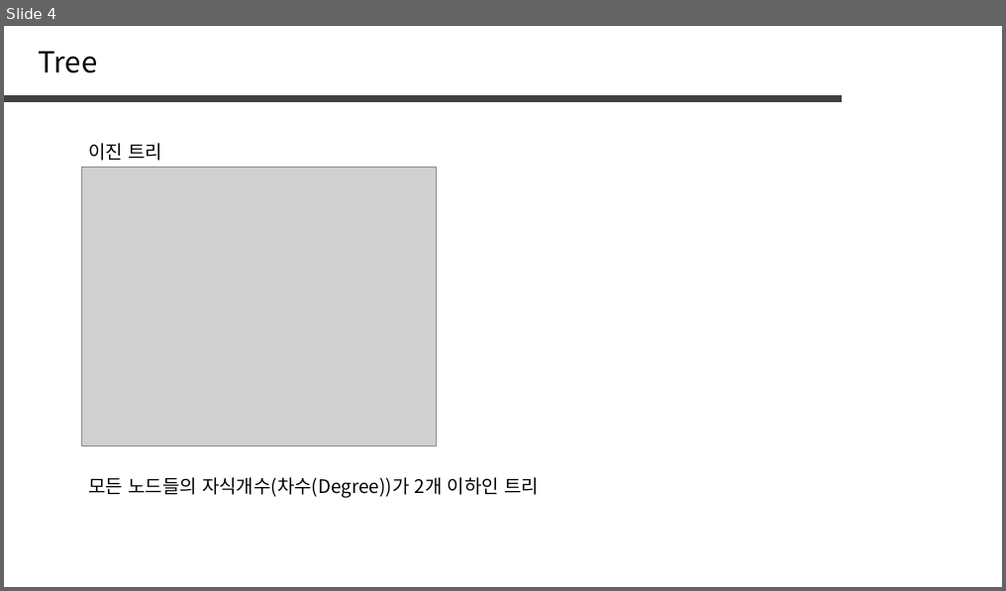
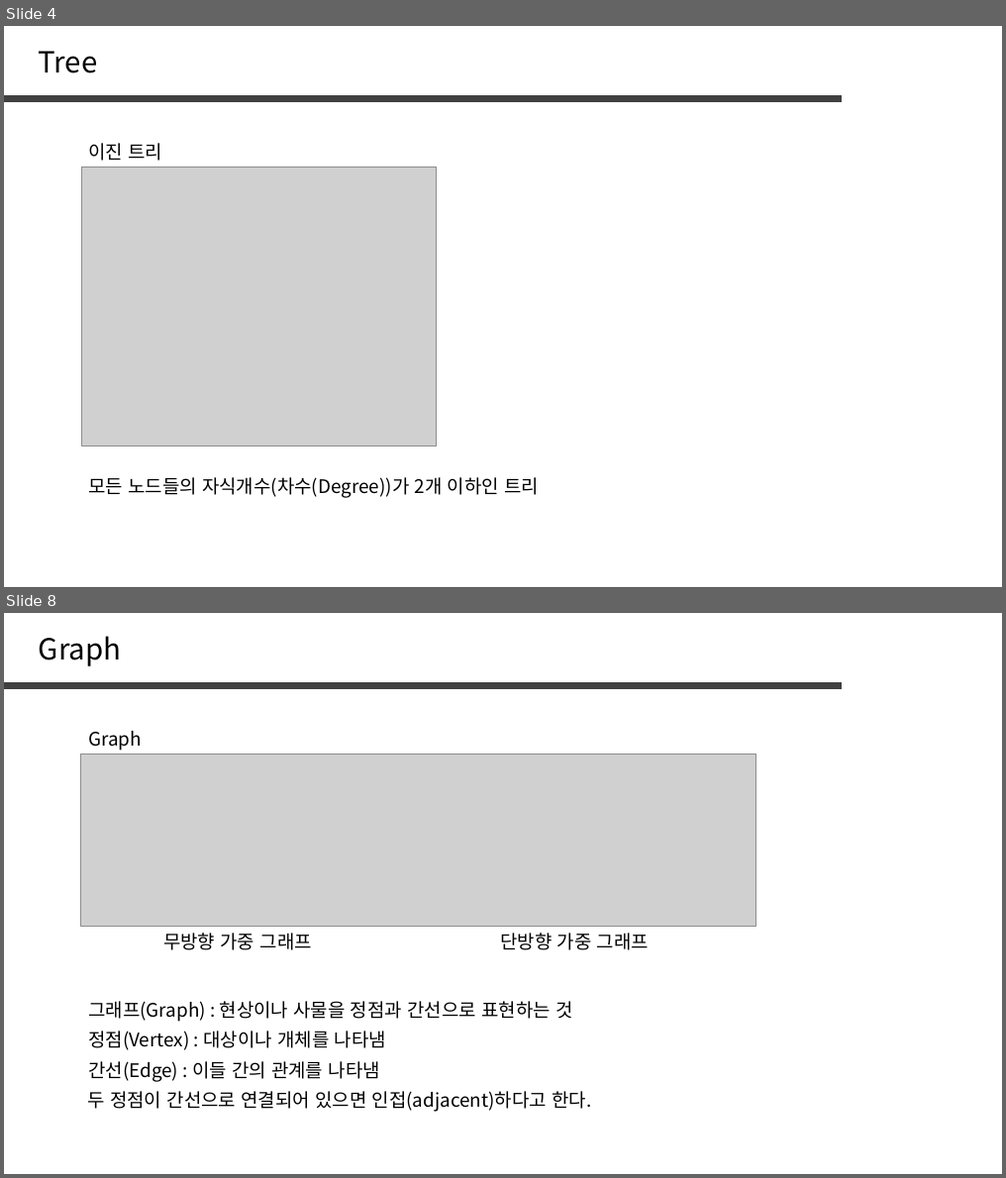
Before and after one commit to jaehoo1/PS-study, a slide deck: study/8_Tree, Graph.pptx. Shown one above the other, each under a label of ours: slide 4 before the commit, slides 4 and 8 after it; the slides between them are not shown. The pictures are 1006x591 and 1006x1178 pixels, drawn with LibreOffice and Linux fonts; fonts in the diff are those of the drawing; grey boxes stand for pictures. Boxes give left, top, right and bottom in pixels: in the first picture for what was removed or moved away, otherwise in the second. Text is boxed around its words. In the diff, an @@ line names an element or a change of style, - is before the commit and + after.

```diff
--- a/study/8_Tree, Graph.pptx
+++ b/study/8_Tree, Graph.pptx
@@ slide 8 added at bbox=[4, 613, 1002, 1174], background #FFFFFF @@
@@ text added at bbox=[39, 636, 121, 666], 28 pt, text #000000 @@
+Graph
@@ line added from (4, 685) to (843, 685), #404040 6 pt @@
@@ text added at bbox=[88, 731, 142, 751], 18 pt, text #000000 @@
+Graph
@@ picture added at bbox=[80, 754, 755, 927] @@
@@ text added at bbox=[163, 933, 312, 951], 18 pt, text #000000 @@
+무방향 가중 그래프
@@ text added at bbox=[500, 933, 648, 951], 18 pt, text #000000 @@
+단방향 가중 그래프
@@ text added at bbox=[88, 1001, 572, 1022], 18 pt, text #000000 @@
+그래프(Graph) : 현상이나 사물을 정점과 간선으로 표현하는 것
@@ text added at bbox=[88, 1031, 386, 1051], 18 pt, text #000000 @@
+정점(Vertex) : 대상이나 개체를 나타냄
@@ text added at bbox=[88, 1061, 380, 1082], 18 pt, text #000000 @@
+간선(Edge) : 이들 간의 관계를 나타냄
@@ text added at bbox=[87, 1091, 591, 1112], 18 pt, text #000000 @@
+두 정점이 간선으로 연결되어 있으면 인접(adjacent)하다고 한다.
```
Also in this commit, not shown: 7 slides changed, 13 other slides added, 24 slides removed.
